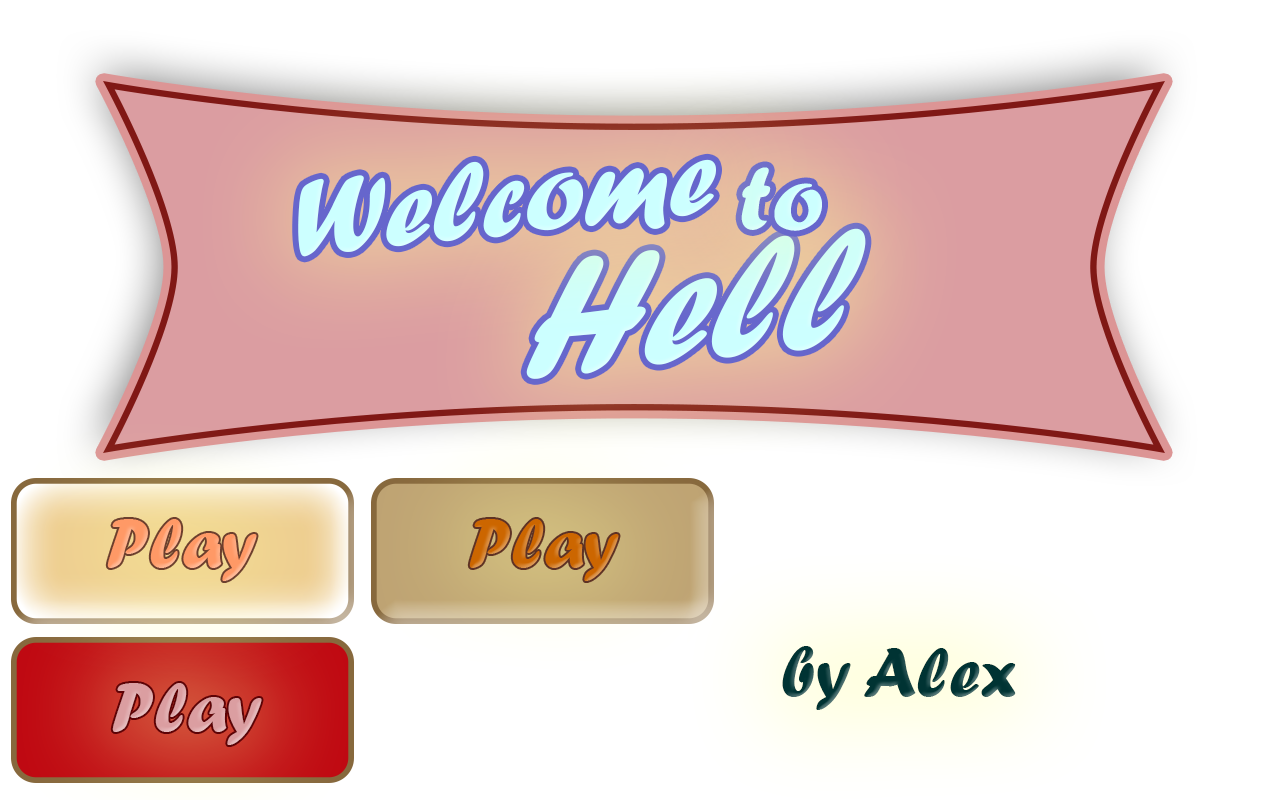
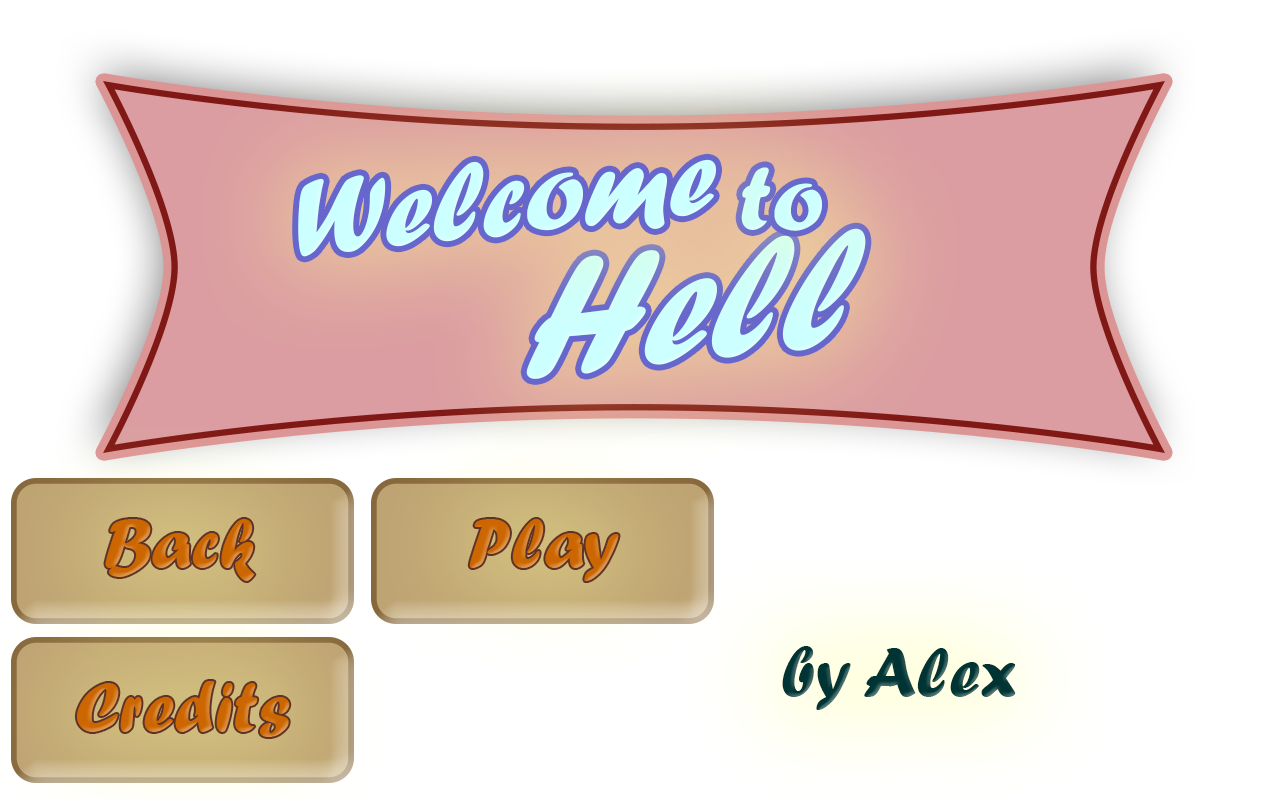
Layered file, before and after one edit (1280 × 800). Changes by layer:
renamed "Play" to "Credits", painted on it over [76, 681, 290, 745]
renamed "Play" to "Back", painted on it over [105, 519, 257, 581]
painted on "Rounded Rectangle 1" (1st of 3, in "Artboard 1") over [11, 481, 354, 783]
painted on "Rounded Rectangle 1" (2nd of 3, in "Artboard 1") over [11, 481, 354, 783]
